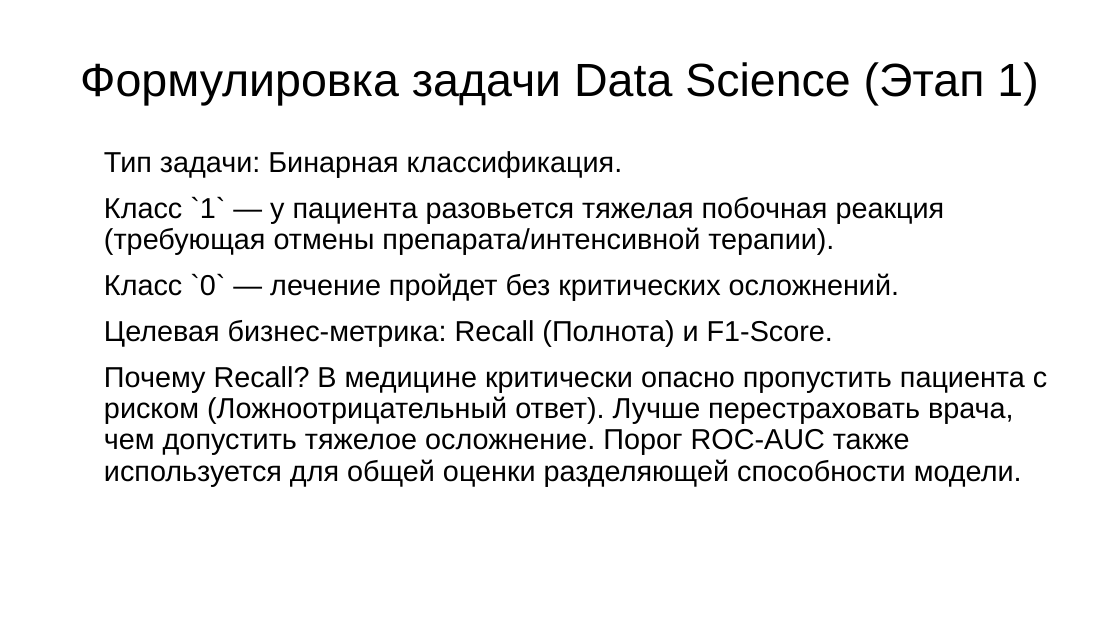
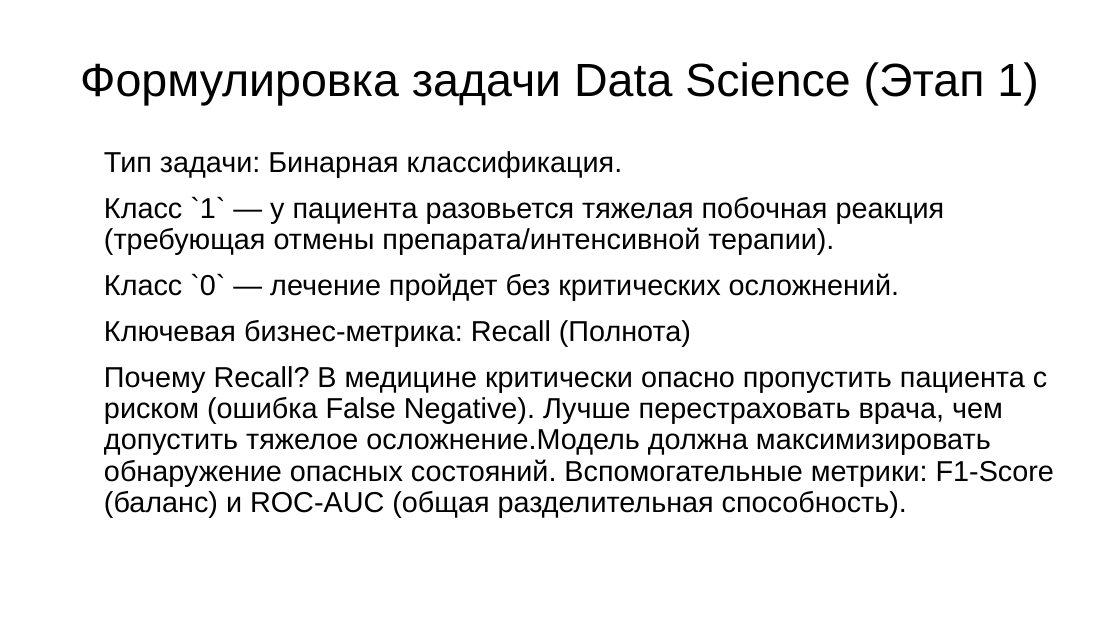
Before and after one commit to HakLuck/my-first-project, a slide deck: slide 3 of Презентация к проекту по DS.pptx. Drawn at 1120x630 pixels with LibreOffice and Linux fonts; fonts in the diff are those of the drawing; background and template pictures are left out. Boxes give left, top, right and bottom in pixels: in the first picture for what was removed or moved away, otherwise in the second. Text is boxed around its words. In the diff, an @@ line names an element or a change of style, - is before the commit and + after.

```diff
--- a/Презентация к проекту по DS.pptx
+++ b/Презентация к проекту по DS.pptx
@@ text at <box>104,320,1054,517</box>: text changed @@
-Целевая бизнес-метрика: Recall (Полнота) и F1-Score.
-Почему Recall? В медицине критически опасно пропустить пациента с риском (Ложноотрицательный ответ). Лучше перестраховать врача, чем допустить тяжелое осложнение. Порог ROC-AUC также используется для общей оценки разделяющей способности модели.
+Ключевая бизнес-метрика: Recall (Полнота)
+Почему Recall? В медицине критически опасно пропустить пациента с риском (ошибка False Negative). Лучше перестраховать врача, чем допустить тяжелое осложнение.Модель должна максимизировать обнаружение опасных состояний. Вспомогательные метрики: F1-Score (баланс) и ROC-AUC (общая разделительная способность).
```
Also in this commit, not shown: 3 other slides changed, 3 slides added, 4 slides removed, 1 other file.
